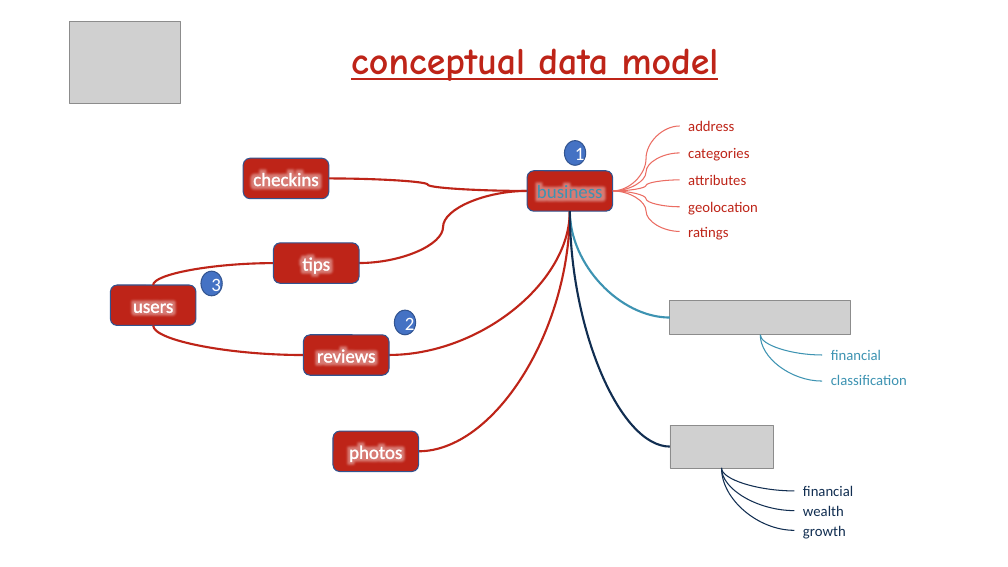
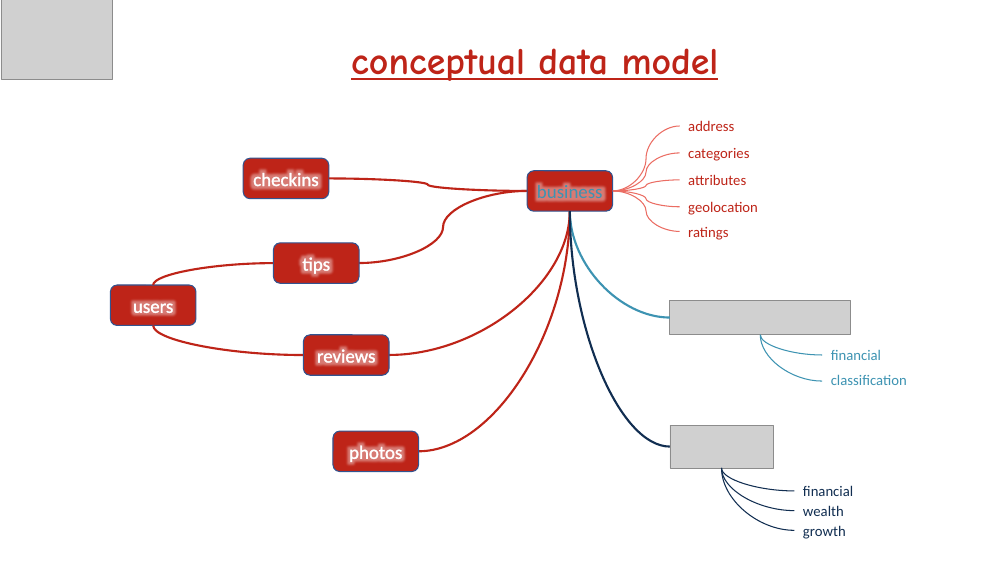
Before and after one commit to dev5680/DRTFinalProject, a slide deck: slide 3 of DRT_Thinking.pptx (slide 4 before the commit). Drawn at 1008x567 pixels with LibreOffice and Linux fonts; fonts in the diff are those of the drawing; grey boxes stand for pictures. Boxes give left, top, right and bottom in pixels: in the first picture for what was removed or moved away, otherwise in the second. Text is boxed around its words. In the diff, an @@ line names an element or a change of style, - is before the commit and + after.

```diff
--- a/DRT_Thinking.pptx
+++ b/DRT_Thinking.pptx
@@ picture: place and size @@
-picture at [70, 21, 181, 104]
+picture at [1, 0, 112, 80]
@@ ellipse removed at [565, 141, 586, 166] @@
-1
@@ ellipse removed at [201, 271, 222, 296] @@
-3
@@ ellipse removed at [395, 310, 416, 335] @@
-2
```
Also in this commit, not shown: 5 other slides changed, 10 slides added, 2 slides removed.
